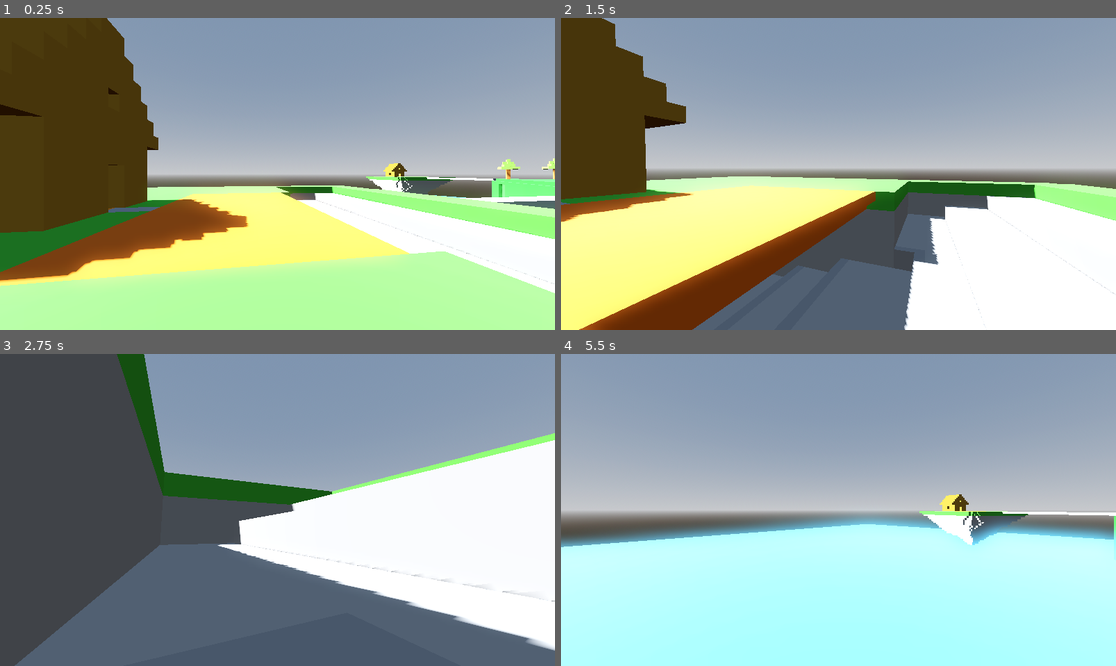
Above: before the commit, frames 1-4 (two rows, left to right).
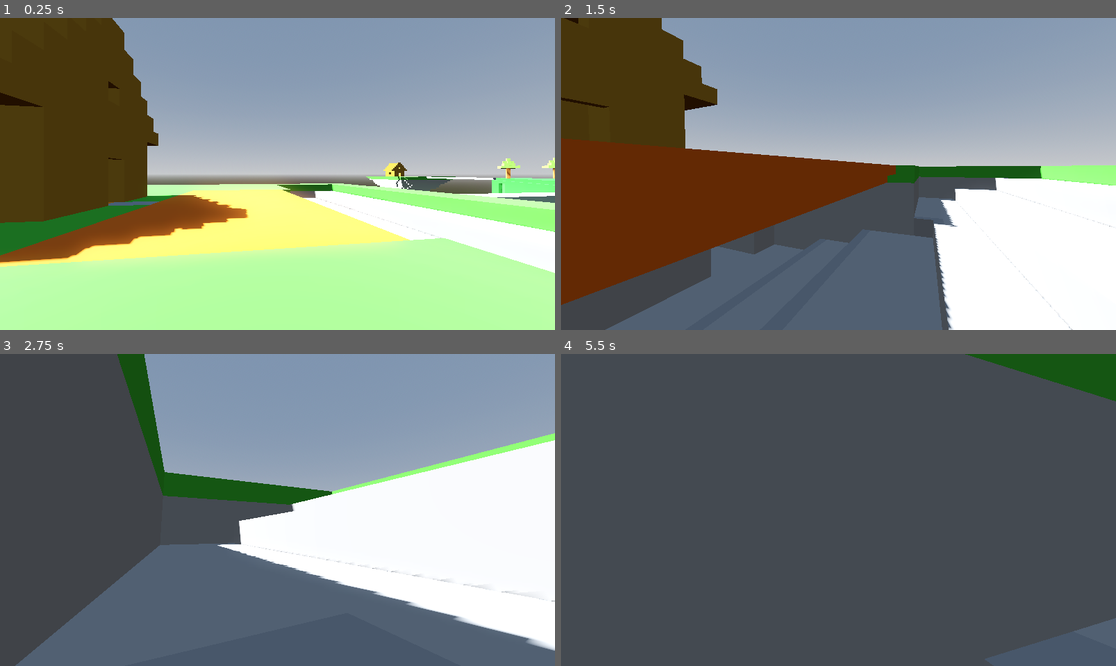
Above: after the commit, the same moments.

Repository: qdanq/Battle-duo
Game: Godot game, scene res://node_3d.tscn
Two runs of this game, one before a commit and one after it. Both use one fixed random seed, a clock stepped at 60 frames per second and the inputs below.
Inputs (mouse positions are in pixels of both pictures, inside the frame that each line leads up to):
- Up to frame 1 (0.25 s): no input
- Up to frame 2 (1.5 s): tap Enter (ui_accept) at 0.5, 0.77 s; move the mouse to (866, 174) at 0.52 s; hold W (Up) from 0.53 s (still down); move the mouse to (810, 174) at 1.27 s
- Up to frame 3 (2.75 s): keep holding W (Up); tap Enter (ui_accept) at 1.52 s; move the mouse to (288, 503) at 2.02 s
- Up to frame 4 (5.5 s): keep holding W (Up); tap Enter (ui_accept) at 2.75, 3.02, 3.77, 4.52 s; move the mouse to (832, 516) at 2.77 s; move the mouse to (877, 513) at 3.52 s; move the mouse to (794, 506) at 4.27 s; move the mouse to (844, 510) at 5.02 s

The runs differ from the first frame. In frame 1, 14% of the frame differs, in the area x 0-100%, y 0-89%; in frame 2, 39%; in frame 3, less than 0.1%; in frame 4, 99%, in the area x 0-100%, y 0-100%.

Commit message:
Change gravity, speed and jump velocity.

Diff:
--- a/CharacterBody3D.gd
+++ b/CharacterBody3D.gd
@@ -1,11 +1,11 @@
 extends CharacterBody3D
 
 
-const SPEED = 15.0
-const JUMP_VELOCITY = 4.5
+const SPEED = 13.0
+const JUMP_VELOCITY = 8.0
 
 # Get the gravity from the project settings to be synced with RigidBody nodes.
-var gravity = ProjectSettings.get_setting("physics/3d/default_gravity")
+var gravity = 20.0
 @onready var neck := $Neck
 @onready var camera := $Neck/Camera3D
 
